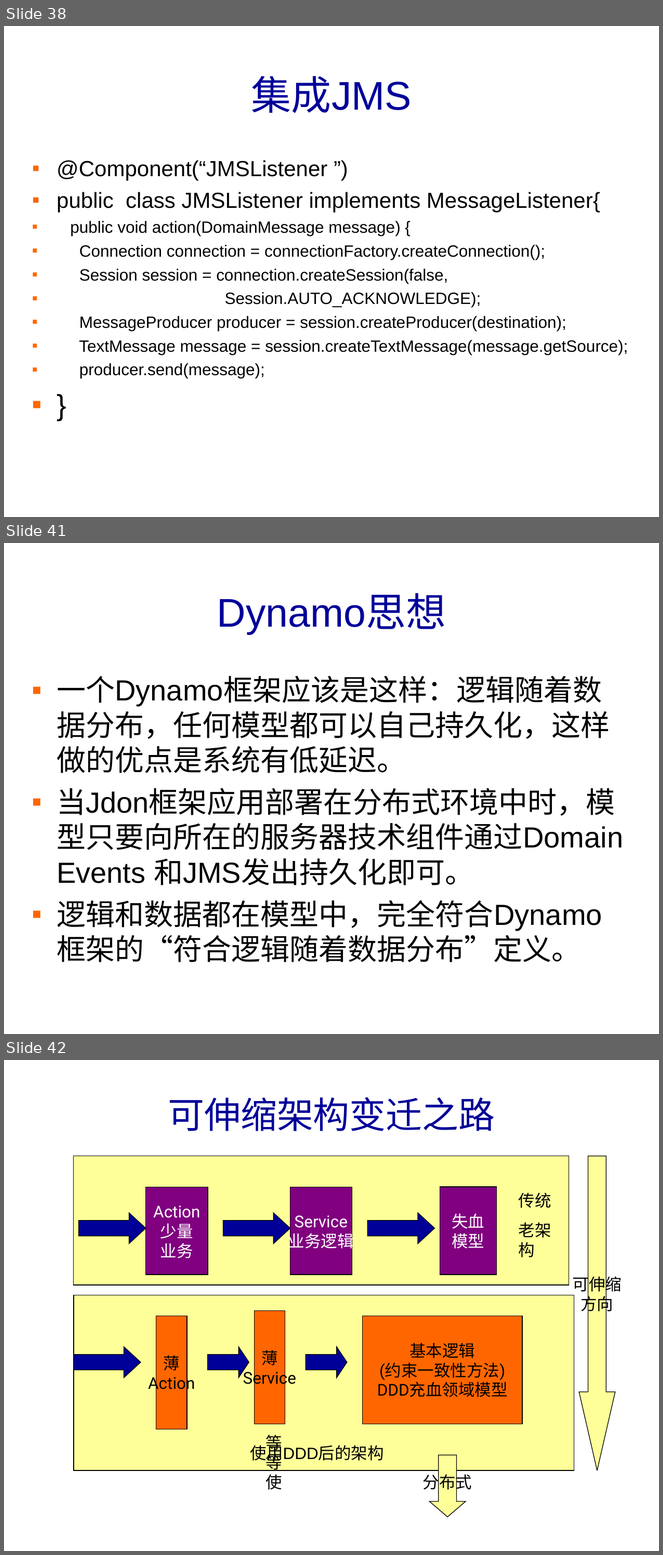
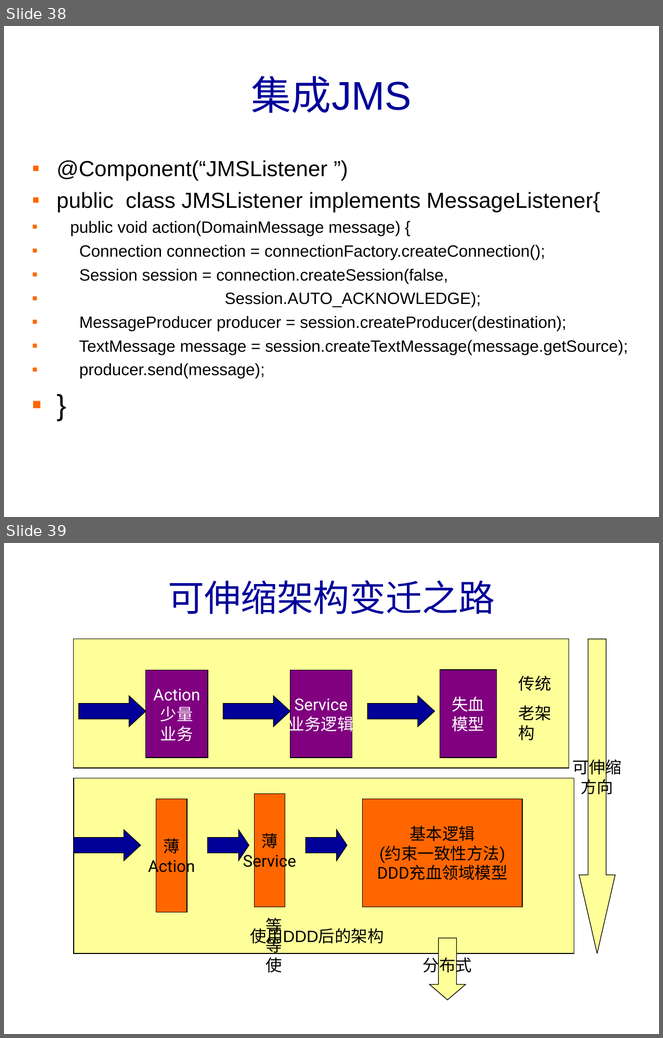
Before and after one commit to banq/jdonframework, a slide deck: doc/chinese/JdonFramework.ppt. Shown one above the other, each under a label of ours: slides 38, 41 and 42 before the commit, slides 38 and 39 after it; the slides between them are not shown. The pictures are 663x1555 and 663x1038 pixels, drawn with LibreOffice and Linux fonts; fonts in the diff are those of the drawing; background and template pictures are left out. Boxes give left, top, right and bottom in pixels: in the first picture for what was removed or moved away, otherwise in the second. Text is boxed around its words. In the diff, an @@ line names an element or a change of style, - is before the commit and + after.

```diff
--- a/doc/chinese/JdonFramework.ppt
+++ b/doc/chinese/JdonFramework.ppt
@@ slide 41 removed at [4,543,659,1034], background picture (left out) @@
@@ title removed at [217,595,446,635] @@
-Dynamo思想
@@ text removed at [57,676,623,963] @@
-▪ 一个Dynamo框架应该是这样：逻辑随着数据分布，任何模型都可以自己持久化，这样做的优点是系统有低延迟。
-▪ 当Jdon框架应用部署在分布式环境中时，模型只要向所在的服务器技术组件通过Domain Events 和JMS发出持久化即可。
-▪ 逻辑和数据都在模型中，完全符合Dynamo框架的“符合逻辑随着数据分布”定义。
@@ what was slide 42 is now slide 39 @@
```
Also in this commit, not shown: 2 other slides removed, 1 other file.
